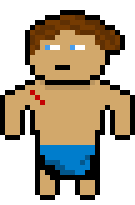
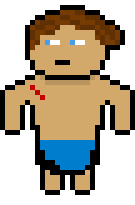
Layered file, before and after one edit (135x205). Changes by layer:
hid "Image 7", painted on it over box(0, 5, 135, 200)
showed "Image 5", painted on it over box(0, 5, 135, 195)
